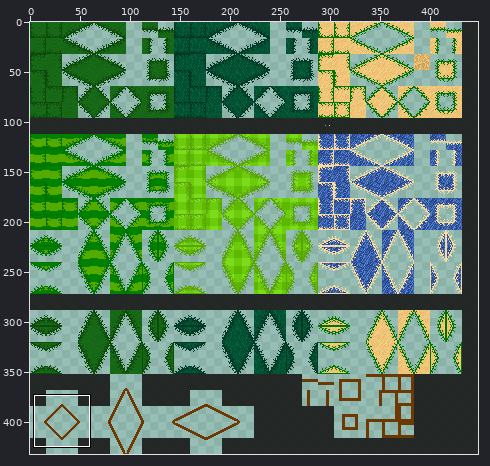
File history of a pixel-art file, Assets/Sprites/GolfSprites/AsepriteFiles/grass-tiles_with-minigolf-walls.aseprite. Above: a wide view before the commit, with the close-up outlined.
Close-up. Earlier state:
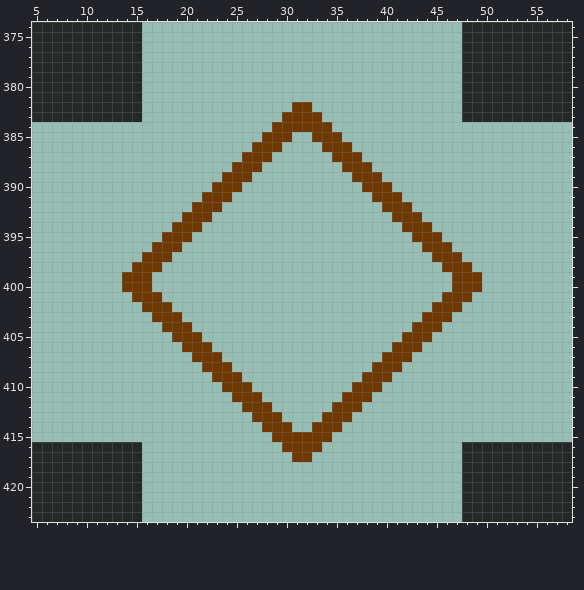
448x432 pixels, 1 frame. Colours within 5 levels of each other are drawn and written as one. Shown: x 5..58, y 374..423.
Once edited:
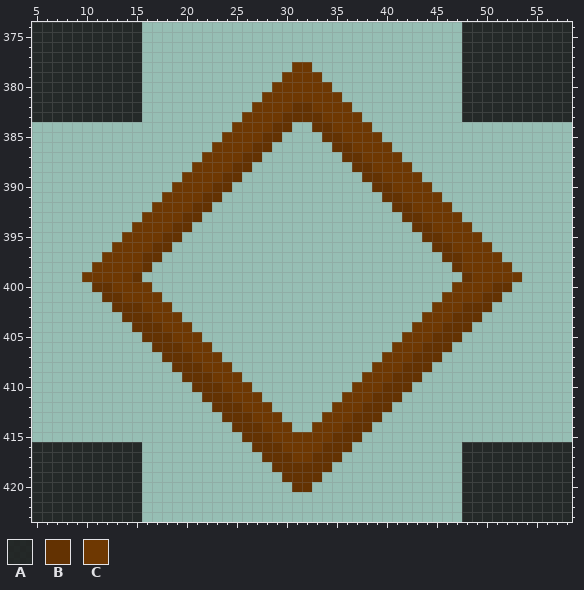
Palette (. is transparent): A #151515e1  B #633202  C #6e3802
Change:
layer "minigolf-walls" now hidden
layer "walls-better?" added
y 378: x 31..32 .. -> CC
y 379: x 30..33 .... -> CCCC
y 380: x 29..34 ...... -> CCCCCC
y 381: x 28..35 ........ -> CCCCCCCC
y 382: x 27..36 ....CC.... -> CCCCBBCCCC
y 383: x 26..37 ....CCCC.... -> CCCCBBBBCCCC
y 384: x 25..38 ....CCCCCC.... -> CCCCBB..BBCCCC
y 385: x 24..30 ....CCC -> CCCCBB.; x 33..39 CCC.... -> .BBCCCC
y 386: x 23..29 ....CCC -> CCCCBB.; x 34..40 CCC.... -> .BBCCCC
y 387: x 22..28 ....CCC -> CCCCBB.; x 35..41 CCC.... -> .BBCCCC
y 388: x 21..27 ....CCC -> CCCCBB.; x 36..42 CCC.... -> .BBCCCC
y 389: x 20..26 ....CCC -> CCCCBB.; x 37..43 CCC.... -> .BBCCCC
y 390: x 19..25 ....CCC -> CCCCBB.; x 38..44 CCC.... -> .BBCCCC
y 391: x 18..24 ....CCC -> CCCCBB.; x 39..45 CCC.... -> .BBCCCC
y 392: x 17..23 ....CCC -> CCCCBB.; x 40..46 CCC.... -> .BBCCCC
y 393: x 16..22 ....CCC -> CCCCBB.; x 41..47 CCC.... -> .BBCCCC
y 394: x 15..21 ....CCC -> CCCCBB.; x 42..48 CCC.... -> .BBCCCC
y 395: x 14..20 ....CCC -> CCCCBB.; x 43..49 CCC.... -> .BBCCCC
y 396: x 13..19 ....CCC -> CCCCBB.; x 44..50 CCC.... -> .BBCCCC
y 397: x 12..18 ....CCC -> CCCCBB.; x 45..51 CCC.... -> .BBCCCC
y 398: x 11..14 .... -> CCCC; x 16..17 CC -> B.; x 46..47 CC -> .B; x 49..52 .... -> CCCC
y 399: x 10..13 .... -> CCCC; x 15..16 CC -> B.; x 47..48 CC -> .B; x 50..53 .... -> CCCC
y 400: x 11..13 ... -> BBC; x 50..52 ... -> CBB
y 401: x 12..14 ... -> BBC; x 49..51 ... -> CBB
y 402: x 13..15 ... -> BBB; x 48..50 ... -> BBB
y 403: x 14..16 ... -> BBB; x 47..49 ... -> BBB
y 404: x 15..17 ... -> BBB; x 46..48 ... -> BBB
y 405: x 16..18 ... -> BBB; x 45..47 ... -> BBB
y 406: x 17..19 ... -> BBB; x 44..46 ... -> BBB
y 407: x 18..20 ... -> BBB; x 43..45 ... -> BBB
y 408: x 19..21 ... -> BBB; x 42..44 ... -> BBB
y 409: x 20..22 ... -> BBB; x 41..43 ... -> BBB
y 410: x 21..23 ... -> BBB; x 40..42 ... -> BBB
y 411: x 22..24 ... -> BBB; x 39..41 ... -> BBB
y 412: x 23..25 ... -> BBB; x 38..40 ... -> BBB
y 413: x 24..26 ... -> BBB; x 37..39 ... -> BBB
y 414: x 25..27 ... -> BBB; x 36..38 ... -> BBB
y 415: x 26..28 ... -> BBB; x 35..37 ... -> BBB
y 416: x 27..29 ... -> BBB; x 34..36 ... -> BBB
y 417: x 28..30 ... -> BBB; x 33..35 ... -> BBB
y 418: x 29..34 ...... -> BBBBBB
y 419: x 30..33 .... -> BBBB
y 420: x 31..32 .. -> BB
Pixel boxes of the changes (left, top, right, bottom) in both close-ups:
changed: (82, 62, 522, 492)
